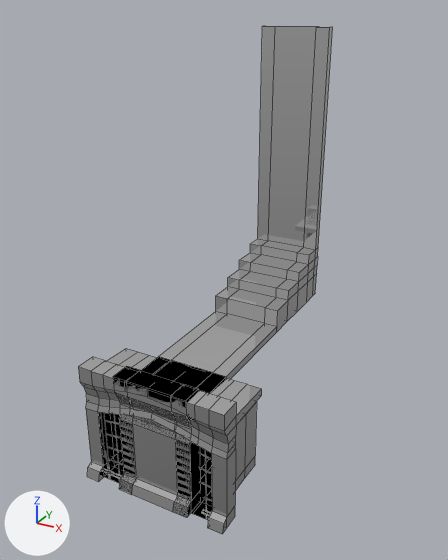
One commit to the FBX model Assets/GameFiles/ModelsAndAnimation/Enviroment/ArenaWalls.fbx: the scene before it, then after it.
Rendered twice from a camera (50 mm lens) standing at (7.21, -9.89, 11.14) and looking at (0.01, 3.2, 4.59). The lights are fixed; the arrows at lower left show +X, +Y and +Z. The older version comes first. Mesh edges are drawn as thin lines on the coarser meshes. Where no turn or scale is listed for an object, it has been applied to the vertices.

Script lines for the objects in view, before the commit:
```python
me_cube = bpy.data.meshes.new('Cube')
me_cube.from_pydata(...)  # 80 vertices, 78 faces; spans x -1.0..1.0, y -0.43..1.53, z 0.02..3.28
me_cube.materials.append(mat_imphenziapixpal)  # its picture is missing
me_cube_001 = bpy.data.meshes.new('Cube.001')
me_cube_001.from_pydata(...)  # 86 vertices, 86 faces; spans x -1.0..1.0, y -0.43..2.09, z 0.02..3.28
me_cube_001.materials.append(mat_imphenziapixpal)  # its picture is missing
me_cube_040 = bpy.data.meshes.new('Cube.040')
me_cube_040.from_pydata(...)  # 16 vertices, 14 faces; spans x -100.0..100.0, y 267.0..286.0, z -453.0..-153.0
me_cube_040.materials.append(mat_imphenziapixpal)  # its picture is missing
me_cube_045 = bpy.data.meshes.new('Cube.045')
me_cube_045.from_pydata(...)  # 92 vertices, 90 faces; spans x -100.0..100.0, y 267.0..1065.0, z -753.0..-453.0
me_cube_045.materials.append(mat_imphenziapixpal)  # its picture is missing
ob_backouterwall = bpy.data.objects.new('BackouterWall', me_cube_045)
ob_backouterwall.location = (0.0, 0.0, 0.0)
ob_backouterwall.rotation_euler = (1.571, 0.0, 0.0)  # degrees (90, 0, 0)
ob_backouterwall.scale = (0.01, 0.01, 0.01)
ob_floor = bpy.data.objects.new('Floor', me_cube_040)
ob_floor.location = (0.0, 0.0, 0.0)
ob_floor.rotation_euler = (1.571, 0.0, 0.0)  # degrees (90, 0, 0)
ob_floor.scale = (0.01, 0.01, 0.01)
ob_wall = bpy.data.objects.new('Wall', me_cube)
ob_wall.location = (0.0, 0.0, 0.0)
ob_wallgatesmall = bpy.data.objects.new('WallGatesmall', me_cube_001)
ob_wallgatesmall.location = (0.0, 0.0, 0.0)
# also in view: 'LargeGate' at (0.0, 0.0, 1.15); 'WallGateLarge' at (-0.04, 0.83, 1.6)
```
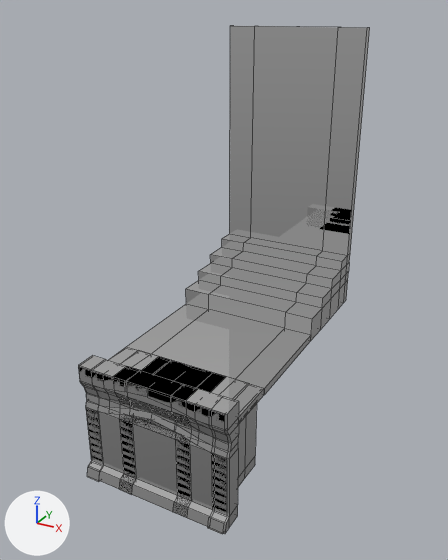
Commit message: Built Arena

Diff of the bpy script that builds the scene:
```diff
--- a/Assets/GameFiles/ModelsAndAnimation/Enviroment/ArenaWalls.fbx.py
+++ b/Assets/GameFiles/ModelsAndAnimation/Enviroment/ArenaWalls.fbx.py
@@ me_cube @@
 # used by ob_wall; location = (0.0, 0.0, 0.0)
-me_cube.from_pydata(...)  # 80 vertices, 78 faces; spans x -1.0..1.0, y -0.43..1.53, z 0.02..3.28
+me_cube.from_pydata(...)  # 80 vertices, 78 faces; spans x -2.04..2.03, y -0.43..1.53, z 0.02..3.28
+# me_cube part 1: all 40 vertices in x -1.0..-0.61, y -0.43..1.53, z 0.02..3.28 are moved by (-1.04, 0.0, 0.0)
+# me_cube part 2: all 40 vertices in x 0.61..1.0, y -0.43..1.53, z 0.02..3.28 are moved by (1.03, 0.0, 0.0)
 me_cube.materials.append(mat_imphenziapixpal)
@@ ob_backouterwall @@
 ob_backouterwall.rotation_euler = (1.571, 0.0, 0.0)  # degrees (90, 0, 0)
-ob_backouterwall.scale = (0.01, 0.01, 0.01)
+ob_backouterwall.scale = (0.0203, 0.01, 0.01)
@@ ob_floor @@
 ob_floor.rotation_euler = (1.571, 0.0, 0.0)  # degrees (90, 0, 0)
-ob_floor.scale = (0.01, 0.01, 0.01)
+ob_floor.scale = (0.0204, 0.01, 0.01)
```

What differs and where, as boxes [x1, y1, x2, y2] in the pictures (448 x 560 px; the box of a moved part takes in the faces that stretch with it):
'BackouterWall', rescaled (57% wider)
    before: [216, 26, 333, 332]
    after: [186, 26, 370, 340]
'Wall', reshaped (64% wider, 16% taller)
    before: [113, 357, 226, 518]
    after: [78, 347, 264, 534]
'Floor', rescaled (55% wider, 33% taller)
    before: [159, 311, 277, 379]
    after: [127, 304, 311, 395]
part 1 of me_cube, moved or reshaped
    before: [113, 357, 171, 494]
    after: [78, 347, 138, 480]
part 2 of me_cube, moved or reshaped
    before: [126, 360, 226, 518]
    after: [91, 350, 264, 534]
'WallGateLarge', unchanged, covered by the edit
    before: [78, 348, 262, 534]
    after: [78, 368, 257, 534]
